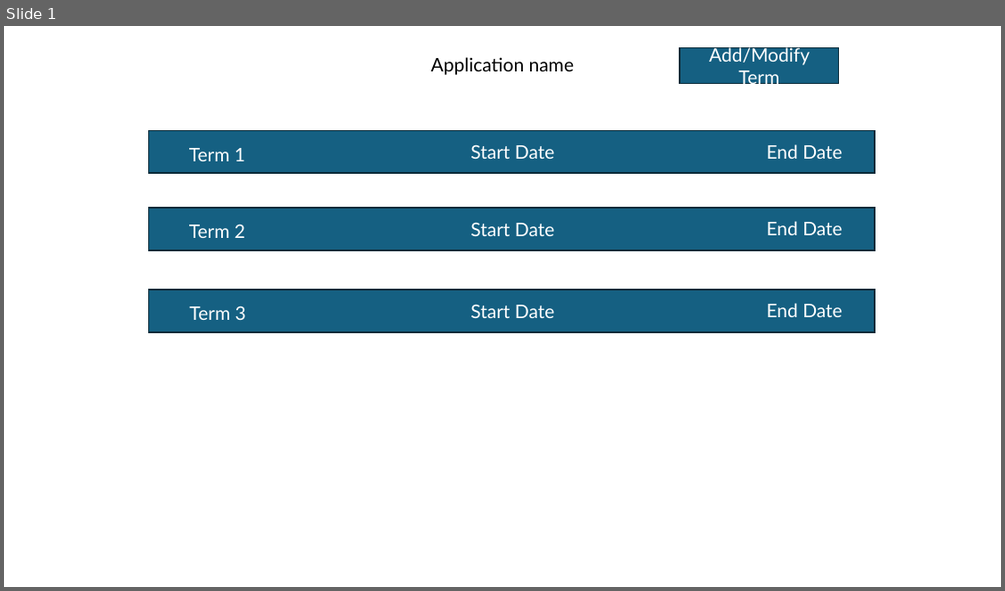
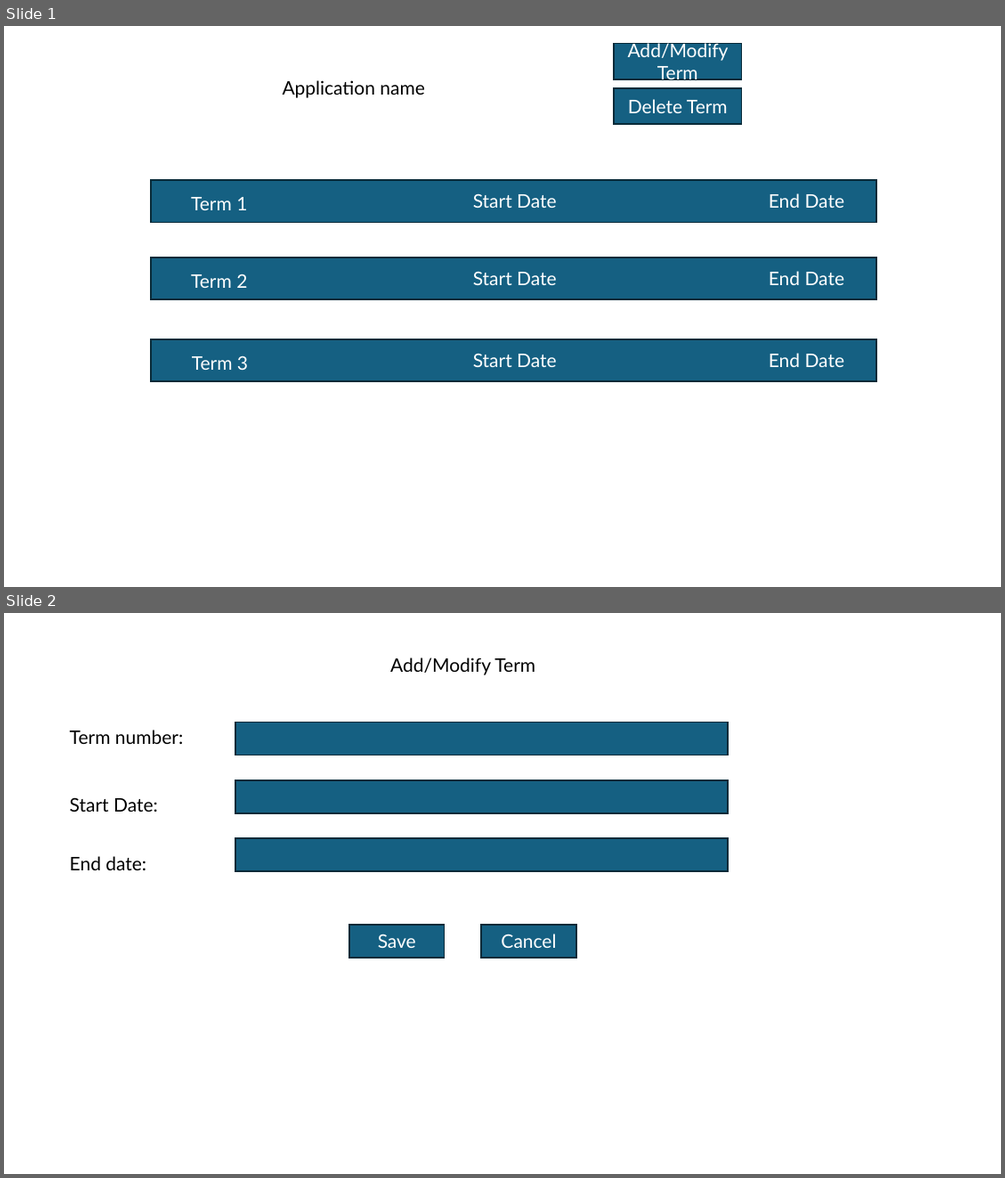
Before and after one commit to rpotesmangra11/C971-Mobile-App-Development, a slide deck: b1.pptx. Shown one above the other, each under a label of ours: slide 1 before the commit, slides 1 and 2 after it. The pictures are 1005x591 and 1005x1178 pixels, drawn with LibreOffice and Linux fonts; fonts in the diff are those of the drawing. Boxes give left, top, right and bottom in pixels: in the first picture for what was removed or moved away, otherwise in the second. Text is boxed around its words. In the diff, an @@ line names an element or a change of style, - is before the commit and + after.

Commit message:
updated B1 modify/delete term

```diff
--- a/b1.pptx
+++ b/b1.pptx
@@ slide 2 added at [4,613,1001,1174], background #FFFFFF @@
@@ text added at [390,657,535,675], 18 pt, text #000000 @@
+Add/Modify Term
@@ text added at [70,730,183,744], 18 pt, text #000000 @@
+Term number:
@@ rectangle added at [235,722,728,755], fill #156082, outline #092A39 1.5 pt @@
@@ text added at [70,797,158,811], 18 pt, text #000000 @@
+Start Date:
@@ rectangle added at [235,780,728,813], fill #156082, outline #092A39 1.5 pt @@
@@ rectangle added at [235,838,728,871], fill #156082, outline #092A39 1.5 pt @@
@@ text added at [70,856,146,870], 18 pt, text #000000 @@
+End date:
@@ rectangle added at [349,925,445,957], fill #156082, outline #092A39 1.5 pt, 18 pt, text #FFFFFF @@
+Save
@@ rectangle added at [482,925,577,957], fill #156082, outline #092A39 1.5 pt, 18 pt, text #FFFFFF @@
+Cancel
@@ slide 1 changed as well @@
@@ rectangle "Add/Modify Term": place and size @@
-rectangle "Add/Modify Term" at [680,47,839,84]
+rectangle "Add/Modify Term" at [615,43,742,79]
@@ text "Application name": place and size @@
-text "Application name" at [431,57,574,75]
+text "Application name" at [283,80,424,98]
@@ rectangle added at [615,88,742,123], fill #156082, outline #092A39 1.5 pt, 18 pt, text #FFFFFF @@
+Delete Term
@@ 3 rectangles: place and size @@
-3 rectangles at [148,131,874,332]
+3 rectangles at [151,180,877,382]
@@ 9 texts: place and size @@
-9 texts at [189,144,842,320]
+9 texts at [191,193,845,370]
```
Also in this commit, not shown: 6 other slides added.
